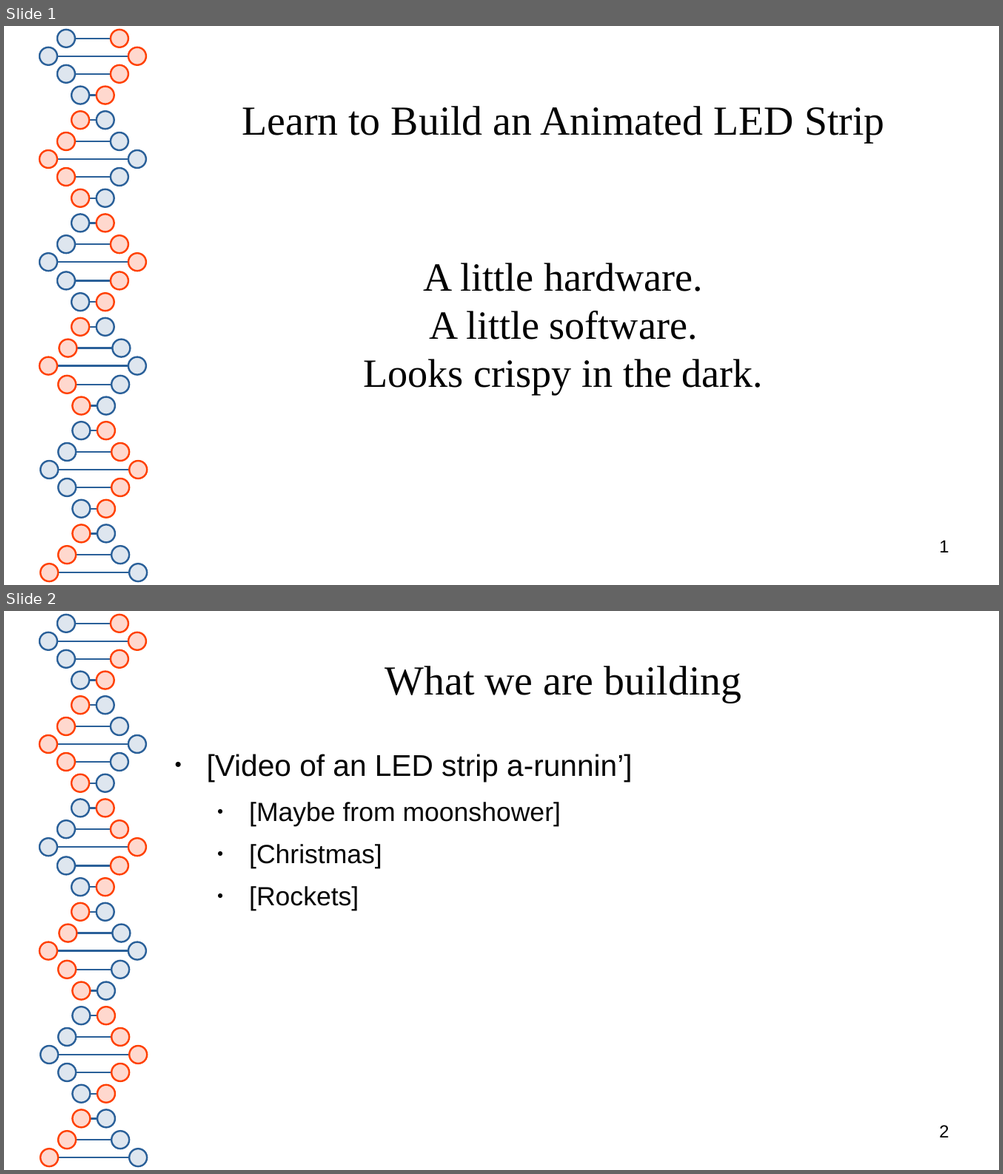
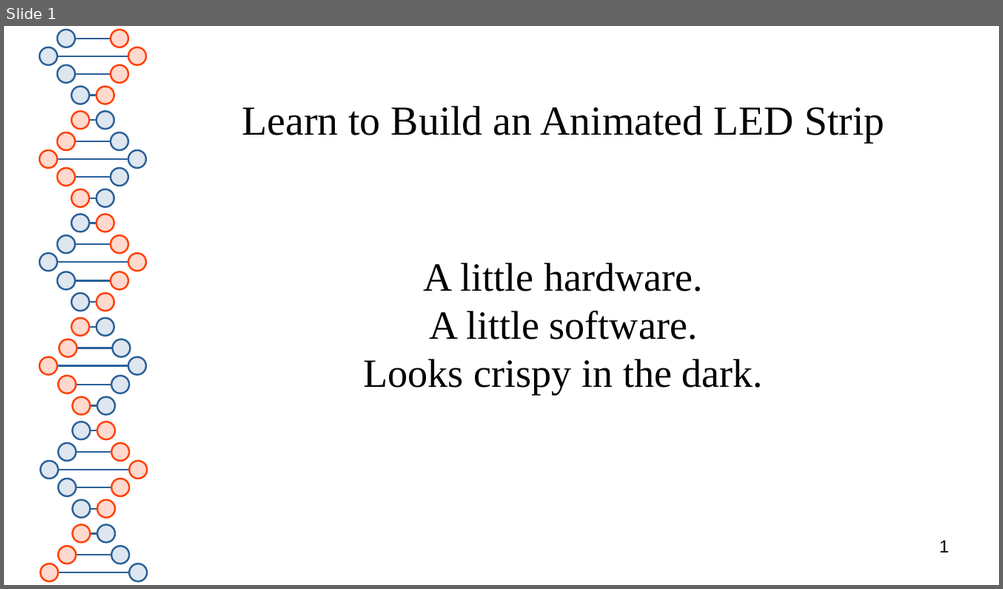
Before and after one commit to spacemeat/led_arts, a slide deck: toorcamp2026/preso.odp. Shown one above the other, each under a label of ours: slides 1 and 2 before the commit, slide 1 after it. The pictures are 1003x1174 and 1003x589 pixels, drawn with LibreOffice and Linux fonts; fonts in the diff are those of the drawing. Boxes give left, top, right and bottom in pixels: in the first picture for what was removed or moved away, otherwise in the second. Text is boxed around its words. In the diff, an @@ line names an element or a change of style, - is before the commit and + after.

```diff
--- a/toorcamp2026/preso.odp
+++ b/toorcamp2026/preso.odp
@@ slide 2 removed at (4, 611, 999, 1170), background #FFFFFF; not listed: 81 template elements that a slide beside it also shows @@
@@ title removed at (385, 666, 742, 703) @@
-What we are building
@@ text removed at (207, 754, 632, 911) @@
-● [Video of an LED strip a-runnin’]
-  ● [Maybe from moonshower]
-  ● [Christmas]
-  ● [Rockets]
@@ page number removed at (939, 1125, 948, 1138) @@
-2
```
Also in this commit, not shown: 8 other slides changed, 15 slides added, 2 other slides removed, 2 other files.
